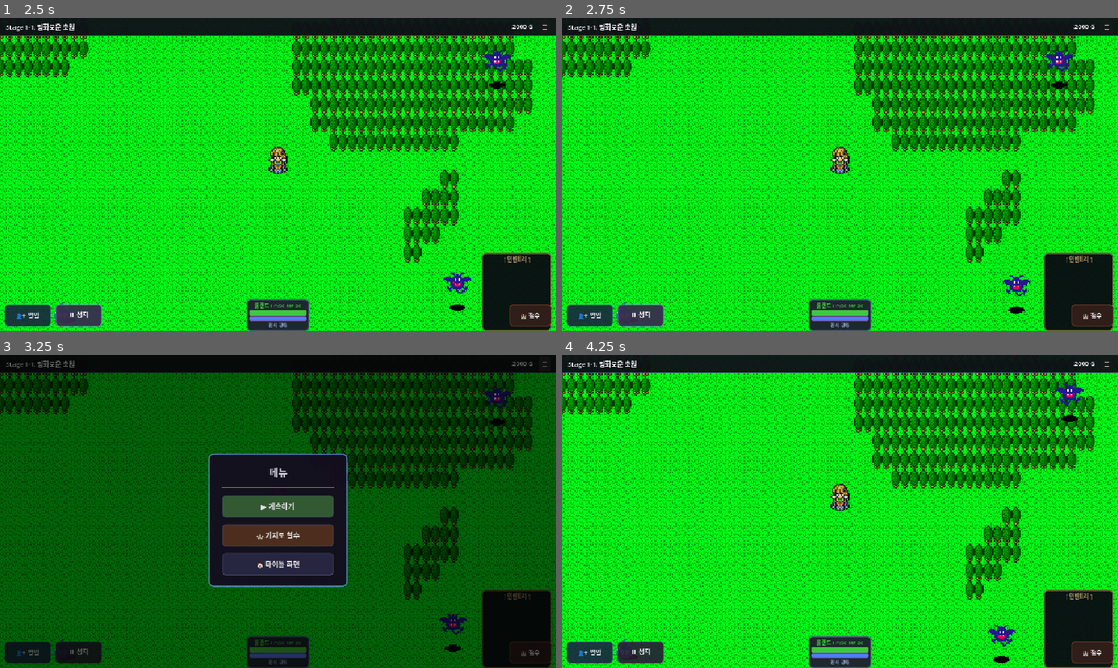
Above: before the commit, frames 1-4 (two rows, left to right).
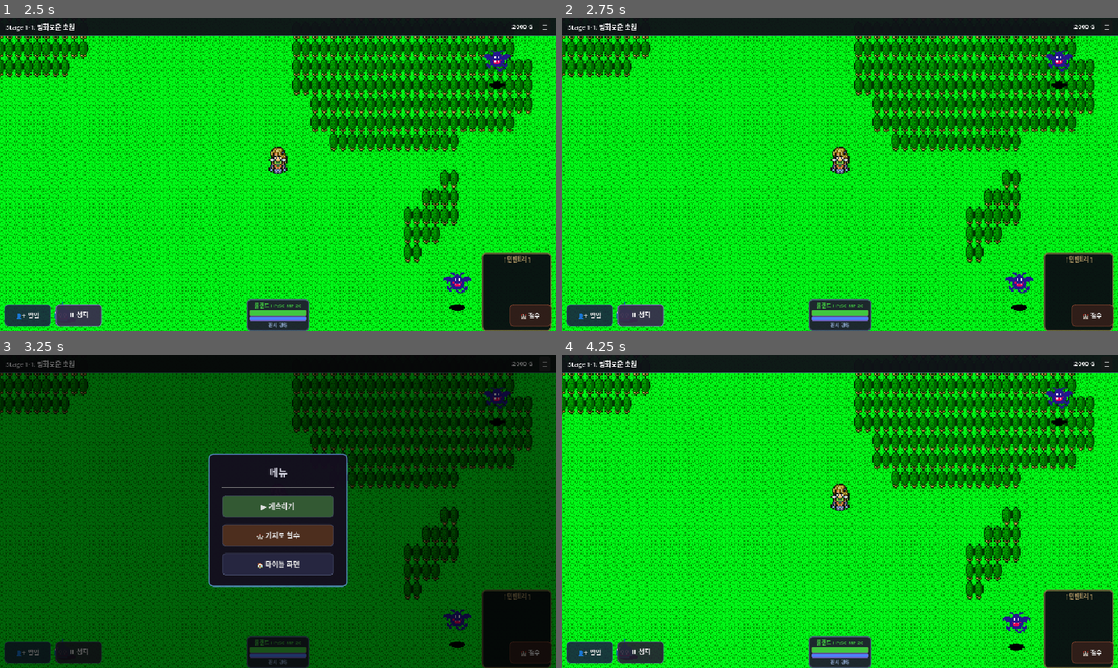
Above: after the commit, the same moments.

Repository: limmmmmmn/Appears-Appears
Game: Godot game, scene res://scenes/main/Main.tscn
The game is run twice, just before and just after one commit, with the same random seed, the same clock (stepped at 60 frames per second) and the same inputs.
Inputs:
- Up to frame 1 (2.5 s): click "새 게임" at 0.5 s; click "⏸ 정지" at 1.25 s; click "▶ 재개" at 2 s
- Up to frame 2 (2.75 s): no input
- Up to frame 3 (3.25 s): click "☰" at 2.75 s
- Up to frame 4 (4.25 s): click "▶ 계속하기" at 3.5 s

Frame 1 is identical in both runs. In frame 2, 0.2% of the frame differs, in the area x 79-85%, y 81-95%; in frame 3, 0.2%; in frame 4, 0.8%, in the area x 76-94%, y 9-99%.

Commit message:
일시정지 버튼이 필드+전투 모두 멈추도록 변경
- 정지 버튼/Space: get_tree().paused 토글로 필드 이동+스폰+전투 모두 정지
- FieldHUD는 PROCESS_MODE_ALWAYS이므로 장비/인벤토리/HUD 조작 유지
- ESC 메뉴: 전투 정지 중에도 열기 가능하도록 가드 조건 수정
- ESC 메뉴 닫기: 전투 정지 중이면 트리 paused 상태 유지

https://claude.ai/code/session_01LzmX6vSTcWcWe1rR4SRP8n

Diff:
--- a/scripts/ui/field/FieldHUD.gd
+++ b/scripts/ui/field/FieldHUD.gd
@@ -78,7 +78,8 @@
 func _unhandled_input(event: InputEvent) -> void:
 	if event.is_action_pressed("ui_cancel"):
 		# 이미 다른 이유(게임오버, 보스 팝업 등)로 일시정지 중이면 무시
-		if get_tree().paused and not is_pause_menu_active:
+		# 단, 전투정지 또는 일시정지 메뉴에서는 허용
+		if get_tree().paused and not is_pause_menu_active and not BattleManager.is_battle_paused:
 			return
 		toggle_pause_menu()
 		get_viewport().set_input_as_handled()
@@ -251,10 +252,12 @@
 
 
 func _toggle_battle_pause() -> void:
-	## 전투 정지 토글 (스페이스바 또는 버튼)
+	## 전투+필드 정지 토글 (스페이스바 또는 버튼)
 	if not BattleManager:
 		return
 	BattleManager.toggle_battle_pause()
+	# 필드+전투 모두 정지/재개
+	get_tree().paused = BattleManager.is_battle_paused
 	# 버튼 상태 동기화
 	if battle_pause_button:
 		battle_pause_button.set_pressed_no_signal(BattleManager.is_battle_paused)
@@ -262,10 +265,11 @@
 
 
 func _on_battle_pause_toggled(toggled_on: bool) -> void:
-	## 전투 정지 버튼 토글
+	## 전투+필드 정지 버튼 토글
 	if not BattleManager:
 		return
 	BattleManager.set_battle_paused(toggled_on)
+	get_tree().paused = toggled_on
 	_update_battle_pause_button_text(toggled_on)
 
 
@@ -376,7 +380,9 @@
 		return
 	is_pause_menu_active = false
 	pause_menu.visible = false
-	get_tree().paused = false
+	# 전투 정지 중이면 트리는 paused 유지
+	if not BattleManager or not BattleManager.is_battle_paused:
+		get_tree().paused = false
 	for child in pause_menu.get_children():
 		child.queue_free()
 
